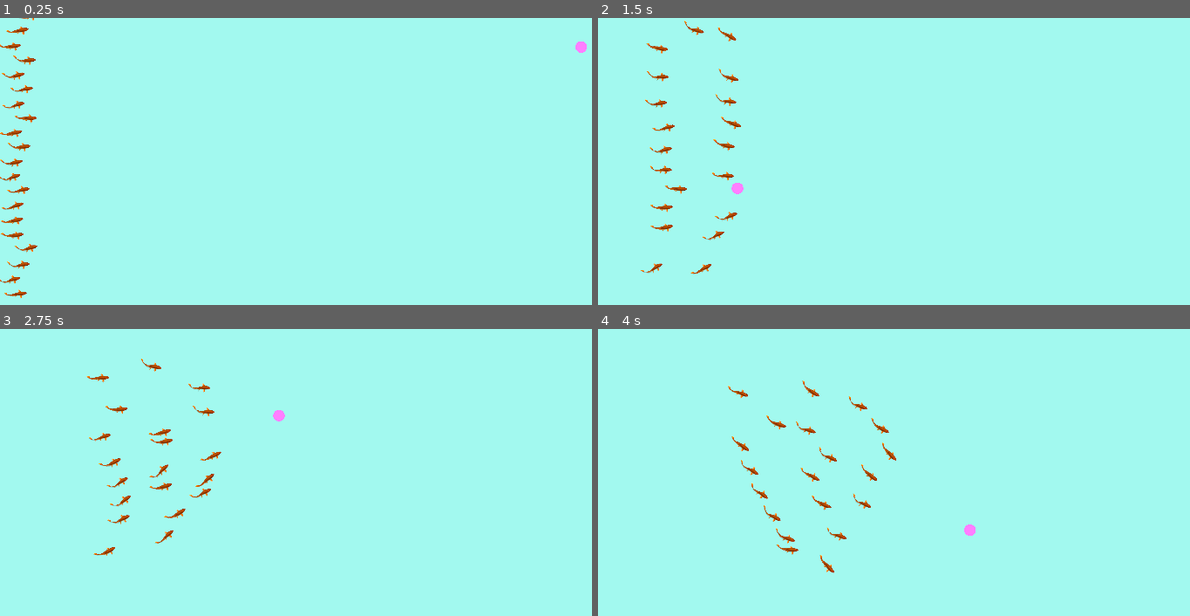
Above: before the commit, frames 1-4 (two rows, left to right).
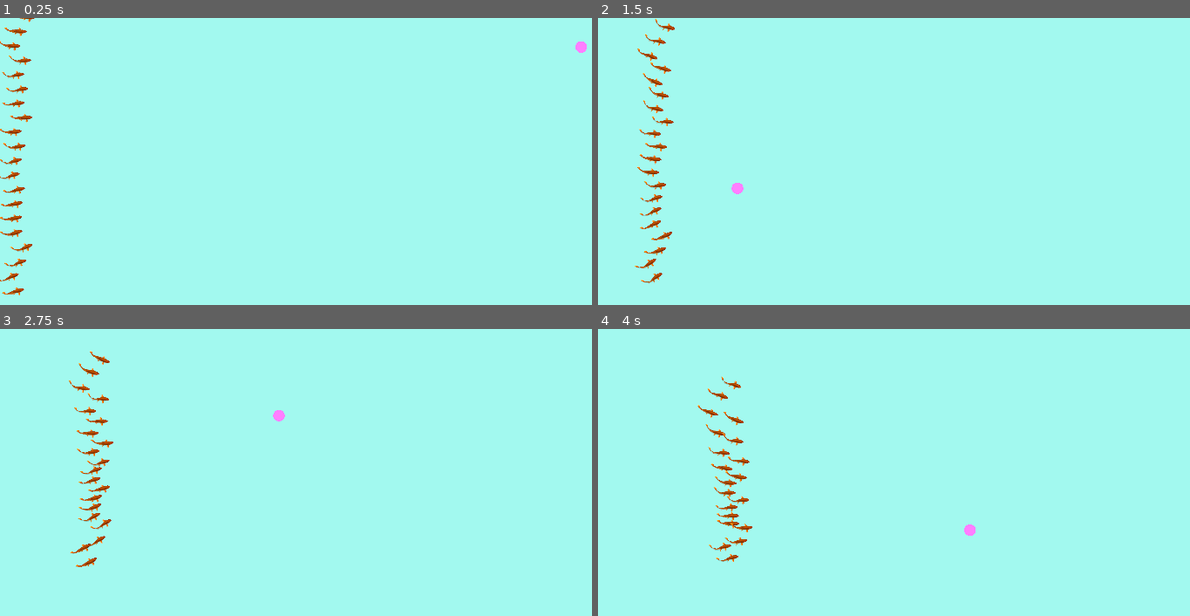
Above: after the commit, the same moments.

Repository: Epplee-Games/fishies
Game: Godot game, scene res://main.tscn
Same seed, same stepped clock (60 frames per second), same inputs: the game is played once before the commit and once after it.
Inputs (mouse positions are in pixels of both pictures, inside the frame that each line leads up to):
- Up to frame 1 (0.25 s): no input
- Up to frame 2 (1.5 s): move the mouse to (1101, 227) at 0.52 s; click (1101, 227) at 0.67 s; move the mouse to (805, 273) at 1.27 s; click (805, 273) at 1.42 s
- Up to frame 3 (2.75 s): move the mouse to (420, 458) at 2.02 s; click (420, 458) at 2.17 s
- Up to frame 4 (4 s): move the mouse to (outside the picture) at 2.77 s; click (outside the picture) at 2.92 s; move the mouse to (outside the picture) at 3.52 s; click (outside the picture) at 3.67 s

The runs differ from the first frame. In frame 1, 1.1% of the frame differs, in the area x 0-7%, y 0-98%; in frame 2, 1.7%; in frame 3, 1.7%, in the area x 11-38%, y 7-83%; in frame 4, 1.7%.

Commit message:
dunno... stuff

Diff:
--- a/fishie.gd
+++ b/fishie.gd
@@ -46,7 +46,7 @@
 	var transform
 	var velocity = Vector2(1.0, 0.0)
 	var max_force = 0.05
-	var max_speed = 2.5
+	var max_speed = 1.0
 	var seperation_radius = 100.0
 
 	func seperate(group) -> Vector2:
@@ -104,6 +104,8 @@
 		return Vector2(0.0, 0.0)
 
 	func seek(point) -> Vector2:
+		if point.distance_to(transform.get_origin()) < 50.0:
+			return Vector2(0, 0)
 		var desired_velocity = (point - transform.get_origin()).normalized() * max_speed
 		var steering = desired_velocity - velocity
 		var steering_force = steering.clamped(max_force)
--- a/fishie.shader
+++ b/fishie.shader
@@ -4,8 +4,8 @@
 uniform vec2 mesh_size;
 
 void vertex() {
-	float speed = INSTANCE_CUSTOM.x;
-	// float speed = 1.0;
+	// float speed = INSTANCE_CUSTOM.x;
+	float speed = 2.0;
 
 	// downscale the given mesh as it's very big.
 	VERTEX *= 0.1;
Not shown: 2 places in main.tscn that only renumber resources
